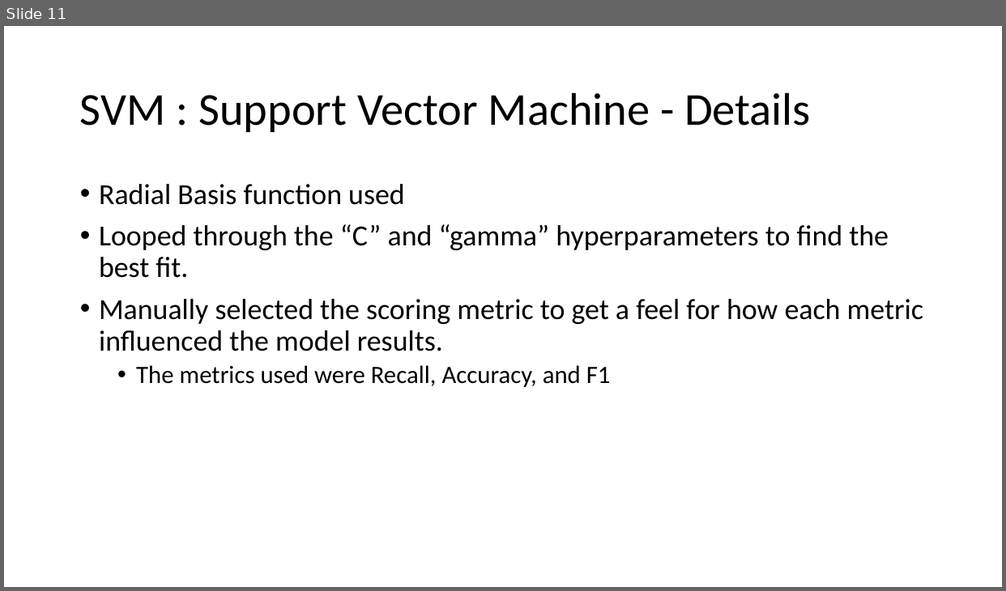
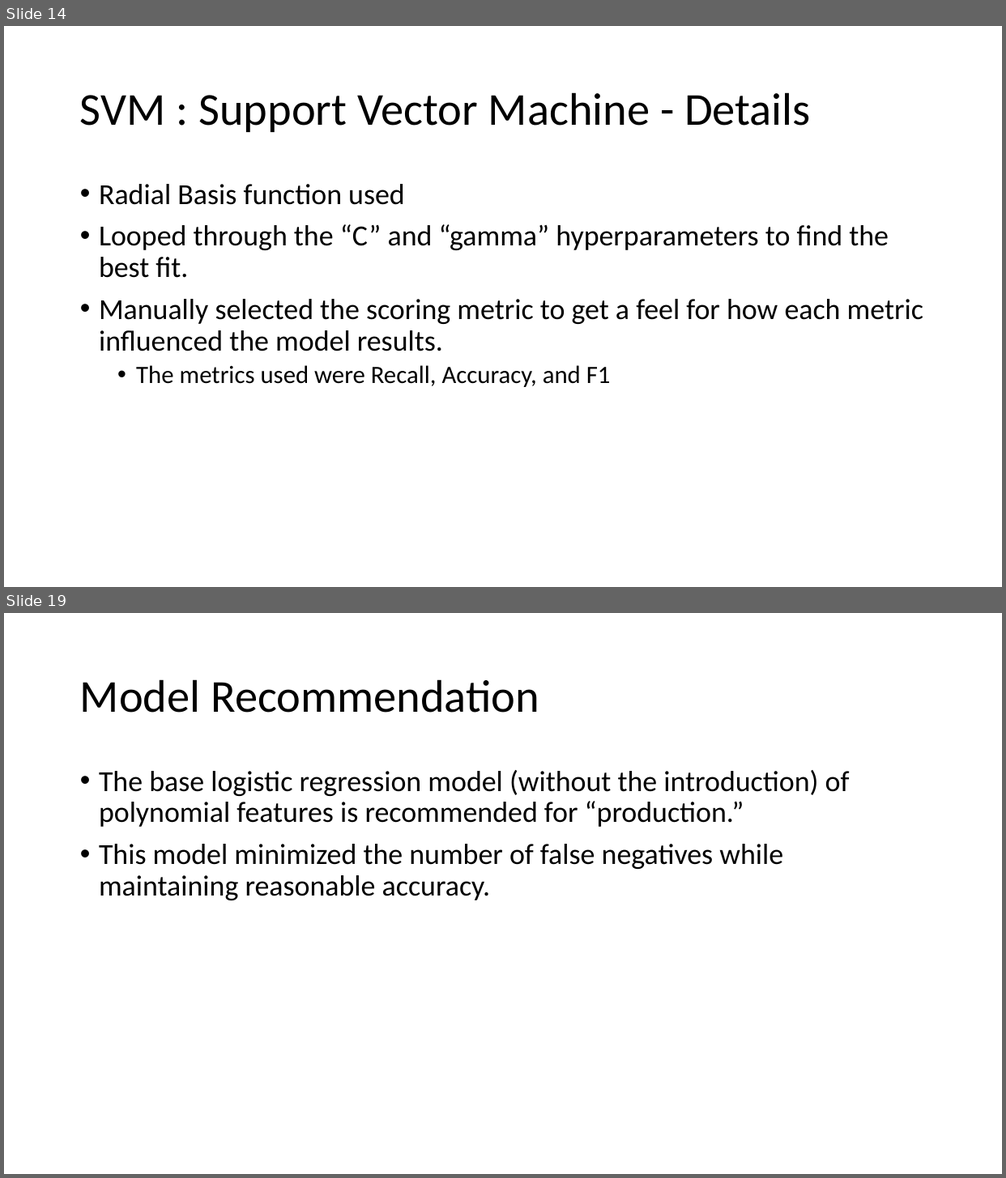
Before and after one commit to M-Matrona/IBM-Machine-Learning-Course, a slide deck: Course_3_Classification/Classification_Project_Heart_Disease_Prediction.pptx. Shown one above the other, each under a label of ours: slide 11 before the commit, slides 14 and 19 after it; the slides between them are not shown. The pictures are 1006x591 and 1006x1178 pixels, drawn with LibreOffice and Linux fonts; fonts in the diff are those of the drawing. Boxes give left, top, right and bottom in pixels: in the first picture for what was removed or moved away, otherwise in the second. Text is boxed around its words. In the diff, an @@ line names an element or a change of style, - is before the commit and + after.

```diff
--- a/Course_3_Classification/Classification_Project_Heart_Disease_Prediction.pptx
+++ b/Course_3_Classification/Classification_Project_Heart_Disease_Prediction.pptx
@@ slide 19 added at [4,613,1002,1174], background #FFFFFF @@
@@ title added at [80,679,539,713], 44 pt, text #000000 @@
+Model Recommendation
@@ text added at [99,770,850,901], 28 pt, text #000000 @@
+• The base logistic regression model (without the introduction) of polynomial features is recommended for “production.”
+• This model minimized the number of false negatives while maintaining reasonable accuracy.
@@ what was slide 11 is now slide 14 @@
```
Also in this commit, not shown: 5 slides changed, 8 other slides added, 1 slide removed, 2 other files.
